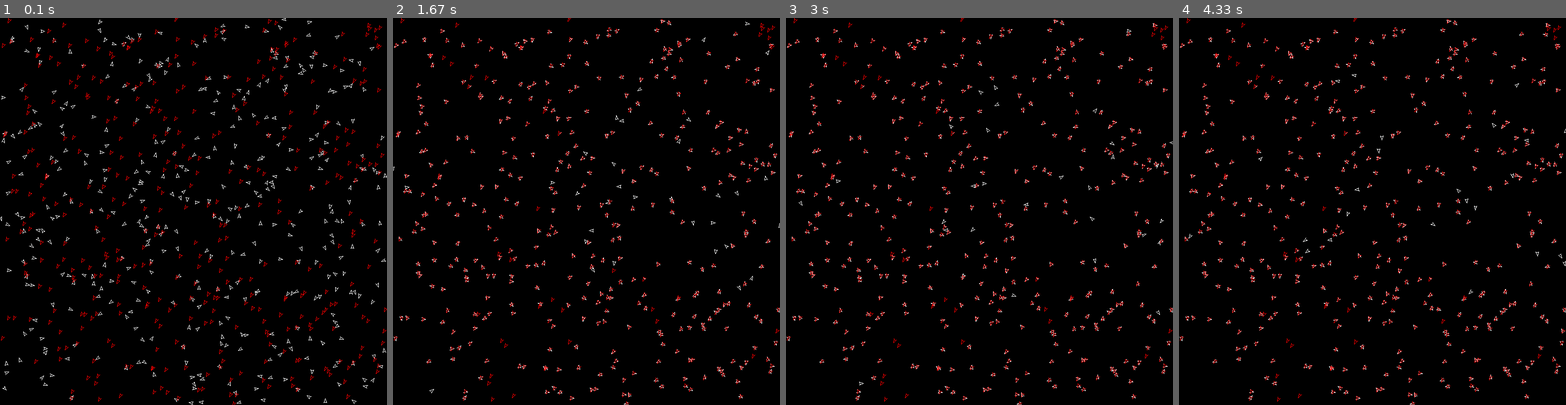
Above: before the commit, frames 1-4 (left to right).
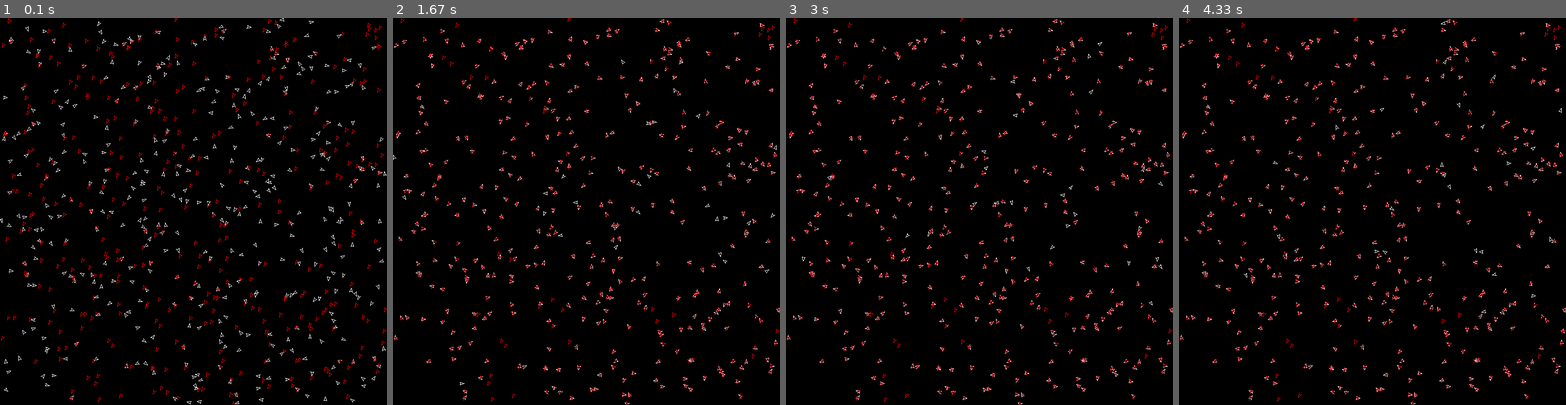
Above: after the commit, the same moments.

Repository: LouisDeOliveira/Projet_VA
Game: pygame game, started from pygame_test.py
Two runs of this game, one before a commit and one after it. Both use one fixed random seed, a clock stepped at 60 frames per second and the inputs below.
Inputs:
- Up to frame 1 (0.1 s): no input
- Up to frame 2 (1.67 s): no input
- Up to frame 3 (3 s): no input
- Up to frame 4 (4.33 s): tap Enter at 3.33, 3.67, 4 s

The runs differ from the first frame. In frame 1, 2.3% of the frame differs, in the area x 0-100%, y 0-100%; in frame 2, 1.0%; in frame 3, 1.0%; in frame 4, 1.0%.

Commit message:
pas granch mais trankil

Diff:
--- a/pygame_test.py
+++ b/pygame_test.py
@@ -66,23 +66,24 @@
 
     def move(self):
         try:
+
             d = point_distance(
                 self.x, self.y, self.destination[0], self.destination[1])
 
             cosr = (self.destination[0] - self.x)/d
             sinr = (self.destination[1] - self.y)/d
-            new_x = max(min(self.x + cosr * self.speed,
+            new_x = max(min(self.x + cosr * self.speed*dt,
                             self.env.width), 0)
-            new_y = max(min(self.y + sinr * self.speed,
+            new_y = max(min(self.y + sinr * self.speed*dt,
                             self.env.height), 0)
             new_dir = math.atan2(-sinr, cosr)
             return new_x, new_y, new_dir
+
         except:
-            self.wander()
-            self.move()
+            pass
 
     def neighbours(self, r=100):
-        return [self.env.Agent_list[i] for i in range(len(self.env.Agent_list)) if distance(self, self.env.Agent_list[i]) < r]
+        return [self.env.Agent_list[i] for i in range(len(self.env.Agent_list)) if distance(self, self.env.Agent_list[i]) < r and self.env.Agent_list[i] != self]
 
     def target_agent(self):
         if self.target == None:
@@ -152,7 +153,7 @@
         self.Agent_list = []
         for _ in range(n_drones):
             self.Agent_list.append(Drone(random.random(
-            )*self.width, random.random()*self.height, 1, -90, 5, int(uuid.uuid1()), self))
+            )*self.width, random.random()*self.height, 100, -90, 5, int(uuid.uuid1()), self))
         for _ in range(n_targets):
             self.Agent_list.append(Target(random.random(
             )*self.width, random.random()*self.height, 5, -90, 5, int(uuid.uuid1()), self))
